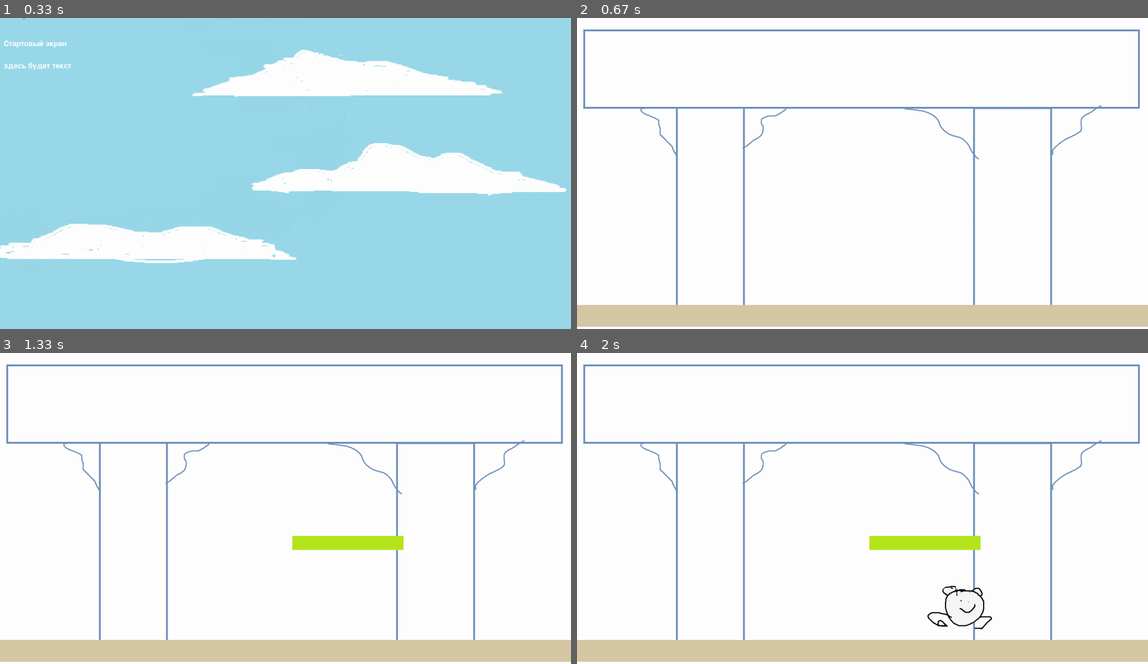
Above: before the commit, frames 1-4 (two rows, left to right).
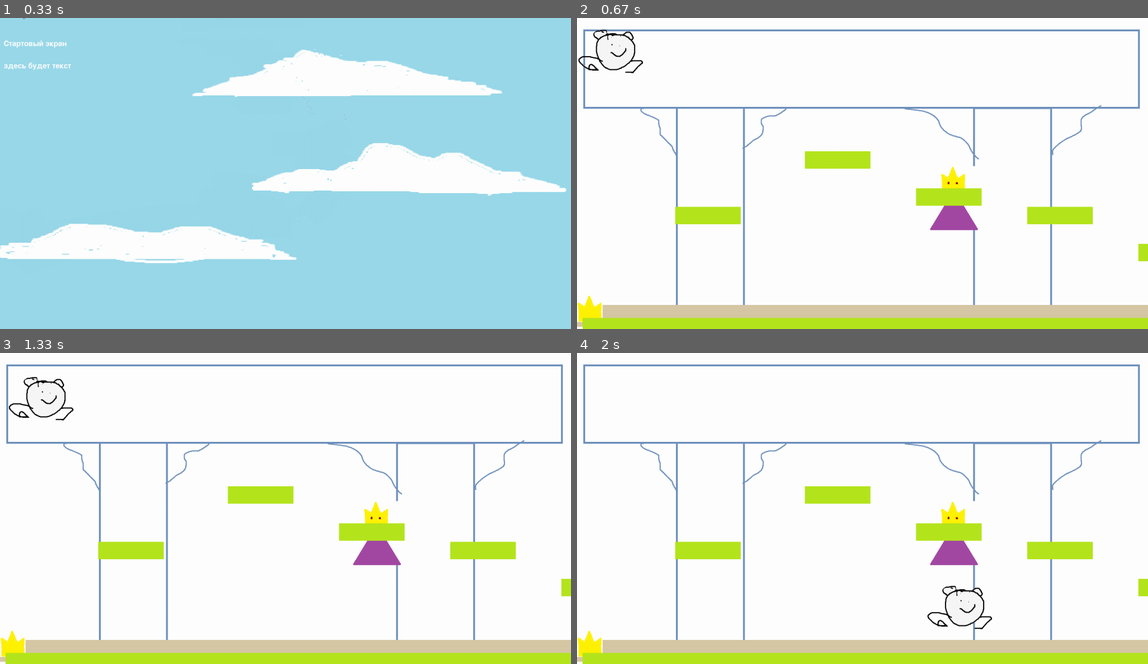
Above: after the commit, the same moments.

Repository: VasTsar/Pygame
Game: pygame game, started from main.py
The game is run twice, just before and just after one commit, with the same random seed, the same clock (stepped at 60 frames per second) and the same inputs.
Inputs (mouse positions are in pixels of both pictures, inside the frame that each line leads up to):
- Up to frame 1 (0.33 s): no input
- Up to frame 2 (0.67 s): tap Space at 0.33 s
- Up to frame 3 (1.33 s): hold Right 0.67-1.13 s; click (285, 530) at 1.22 s
- Up to frame 4 (2 s): right-click (919, 576) at 1.55 s; hold Right from 1.83 s (still down)

Frame 1 is identical in both runs. In frame 2, 7.7% of the frame differs, in the area x 0-100%, y 3-100%; in frame 3, 8.1%, in the area x 0-100%, y 7-100%; in frame 4, 7.8%.

Commit message:
разбираюсь с уровнем, внедряю врагов (пока без поведения)

Diff:
--- a/data/map.map
+++ b/data/map.map
@@ -4,8 +4,14 @@
 ..................................#................*
 ..................................#................*
 ..................................#................*
-..........#   ..#.................#................*
-.....#   .............#...........#..%..........%..*
-...........#.......#.........#  ..#.....%....%.....*
+..................................#................*
+............#.....................#................*
+...................!..............#................*
+..................#...............#................*
+.....#..................#.........#................*
+..................................#................*
+..............................#...#................*
+..................................#..%..........%..*
+..................................#.....%....%.....*
 @..................................................*
 ###################################*****************
--- a/main.py
+++ b/main.py
@@ -38,9 +38,11 @@
     'wall': load_image('balcony0.png'),
     'empty': load_image('crown01.png'),
     'wall_boss': load_image('balcony10.png'),
-    'ground_boss': load_image('ground0.png')
+    'ground_boss': load_image('ground0.png'),
+    'princess': load_image('princess0.png'),
+    'prince': load_image('prince0.png')
 }
-player_image = load_image('crown02.png')
+# player_image = load_image('crown02.png')
 
 
 class Surface(pygame.sprite.Sprite):
@@ -81,16 +83,16 @@
         self.rect = self.image.get_rect()
         # вычисляем маску для эффективного сравнения
         self.mask = pygame.mask.from_surface(self.image)
-        self.rect.x = pos[0]
-        self.rect.y = pos[1]
+        self.rect = self.image.get_rect().move(
+            tile_width * pos[0], tile_height * pos[1])
 
 
 class Tile(pygame.sprite.Sprite):
-    def __init__(self, tile_type, pos_x, pos_y):
+    def __init__(self, tile_type, pos):
         super().__init__(all_sprites)
         self.image = tile_images[tile_type]
         self.rect = self.image.get_rect().move(
-            tile_width * pos_x, tile_height * pos_y)
+            tile_width * pos[0], tile_height * pos[1])
         self.abs_pos = (self.rect.x, self.rect.y)
 
 
@@ -136,25 +138,30 @@
             camera.apply(sprite)
 
 
-'''
-class Enemy(pygame.sprite.Sprite):
-     # Класс врагов (принцев и принцесс)
-     # Надо разнести на два класса
-    image_f = load_image("princess0.png", color_key=-1)
-    image_m = load_image("prince0.png", color_key=-1)
-
-    def __init__(self, pos):
-        super().__init__(all_sprites)
-        self.image_f = Enemy.image_f
-        self.rect = self.image_f.get_rect()
-        self.image_m = Enemy.image_m
-        self.rect = self.image_m.get_rect()
-        # вычисляем маску для эффективного сравнения
-        self.mask_f = pygame.mask.from_surface(self.image_f)
-        self.mask_m = pygame.mask.from_surface(self.image_m)
-        self.rect.x = pos[0]
-        self.rect.y = pos[1]
-'''
+class Princess(pygame.sprite.Sprite):
+    image = load_image("princess0.png", color_key=-1)
+
+    def __init__(self, pos):
+        super().__init__(all_sprites)
+        self.image = Princess.image
+        self.rect = self.image.get_rect()
+        # вычисляем маску для эффективного сравнения
+        self.mask = pygame.mask.from_surface(self.image)
+        self.rect.x = pos[0]
+        self.rect.y = pos[1]
+
+
+class Prince(pygame.sprite.Sprite):
+    image = load_image("princess0.png", color_key=-1)
+
+    def __init__(self, pos):
+        super().__init__(all_sprites)
+        self.image = Prince.image
+        self.rect = self.image.get_rect()
+        # вычисляем маску для эффективного сравнения
+        self.mask = pygame.mask.from_surface(self.image)
+        self.rect.x = pos[0]
+        self.rect.y = pos[1]
 
 
 def terminate():
@@ -218,49 +225,56 @@
     for y in range(len(level)):
         for x in range(len(level[y])):
             if level[y][x] == '.':
-                Tile('empty', x, y)
+                pass
             elif level[y][x] == '#':
-                Tile('wall', x, y)
+                Balcony((x, y))
             elif level[y][x] == '%':
-                Tile('wall_boss', x, y)
+                Tile('wall_boss', (x, y))
             elif level[y][x] == '*':
-                Tile('ground_boss', x, y)
+                Tile('ground_boss', (x, y))
+            elif level[y][x] == '!':
+                Tile('princess', (x, y))
+            # elif level[y][x] == '?':
+                # Tile('prince', (x, y))
             elif level[y][x] == '@':
-                Tile('empty', x, y)
-                new_player = Frog(x, y)
+                Tile('empty', (x, y))
+                new_player = Frog((x, y))
                 level[y][x] = "."
     return new_player, x, y
 
 
-running = True
-while running:
-    for event in pygame.event.get():
-        if event.type == pygame.QUIT:
-            running = False
-        if event.type == pygame.MOUSEBUTTONDOWN:
-            if event.button == 1:
-                if pygame.key.get_mods() & pygame.KMOD_CTRL:
-                    Liana(event.pos)
-                else:
-                    Balcony(event.pos)
-            elif event.button == 3:
-                if personage is None:
-                    personage = Frog(event.pos)
-                else:
-                    personage.rect.topleft = event.pos
-        if event.type == pygame.KEYDOWN:
-            if personage:
-                if event.key == pygame.K_LEFT:
-                    personage.rect.x -= 20
-                elif event.key == pygame.K_RIGHT:
-                    personage.rect.x += 20
-                if pygame.sprite.spritecollideany(personage, all_lianas):
-                    if event.key == pygame.K_SPACE:
-                        personage.rect.y -= 25
-
-    screen.blit(load_image('fon0.png'), (0, 0))
-    all_sprites.draw(screen)
-    all_sprites.update()
-    pygame.display.flip()
-    clock.tick(50)
-pygame.quit()
+if __name__ == '__main__':
+    level_map = load_level(map_file)
+    personage, max_x, max_y = generate_level(level_map)
+    running = True
+    while running:
+        for event in pygame.event.get():
+            if event.type == pygame.QUIT:
+                running = False
+            if event.type == pygame.MOUSEBUTTONDOWN:
+                if event.button == 1:
+                    if pygame.key.get_mods() & pygame.KMOD_CTRL:
+                        Liana(event.pos)
+                    else:
+                        Balcony(event.pos)
+                elif event.button == 3:
+                    if personage is None:
+                        personage = Frog(event.pos)
+                    else:
+                        personage.rect.topleft = event.pos
+            if event.type == pygame.KEYDOWN:
+                if personage:
+                    if event.key == pygame.K_LEFT:
+                        personage.rect.x -= 20
+                    elif event.key == pygame.K_RIGHT:
+                        personage.rect.x += 20
+                    if pygame.sprite.spritecollideany(personage, all_lianas):
+                        if event.key == pygame.K_SPACE:
+                            personage.rect.y -= 25
+
+        screen.blit(load_image('fon0.png'), (0, 0))
+        all_sprites.draw(screen)
+        all_sprites.update()
+        pygame.display.flip()
+        clock.tick(50)
+    pygame.quit()
Binary file changed: data/balcony0.png
Binary file changed: data/prince0.png
Binary file changed: data/princess0.png
